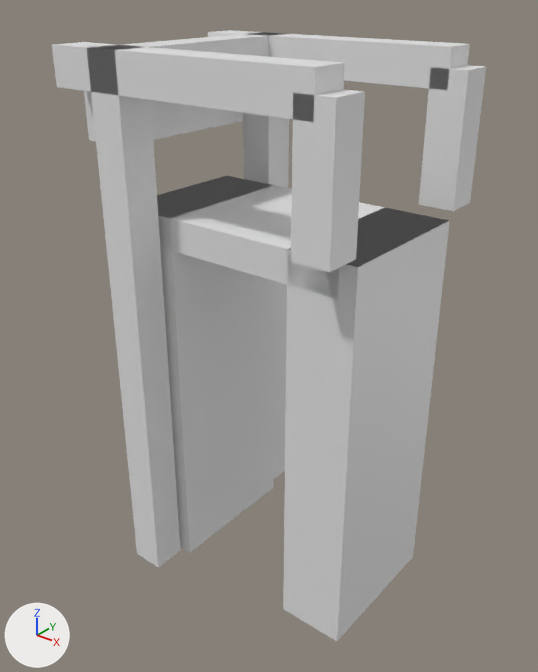
A saved change to the glTF model models/hardinxveld-giessendam/hardinxveld-giessendam-brug-41db7d4c/hardinxveld-giessendam-brug-41db7d4c.glb.
Rendered twice from a 50 mm lens placed at (10.7, -13.8, 5.31), pointed at (-0.28, -0.07, -3.2). The lights are fixed; the arrows at lower left show +X, +Y and +Z. The first picture is the older version.

Names of what the first picture shows: 'building:balans', 'building:balans 2', 'building:contragewicht', 'building:hamei', 'building:hamei 2', 'building:hangstang', 'building:hangstang 2', 'building:portaal', 'road:dek', 'road:landhoofd (aangenomen)', 'road:landhoofd (aangenomen) 2'.
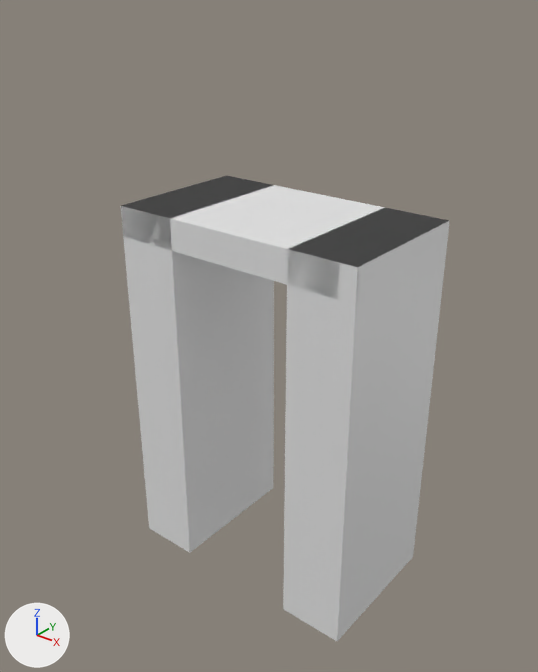
Pixel boxes (x1, y1, x2, y2) of what changed, in the pictures (538 x 672 px):
'building:hamei 2', deleted: before (87, 45, 181, 567)
'building:balans 2', deleted: before (52, 42, 345, 122)
'building:hangstang 2', deleted: before (291, 89, 365, 272)
'building:hangstang', deleted: before (419, 65, 486, 211)
'building:balans', deleted: before (208, 30, 470, 90)
'building:hamei', deleted: before (243, 32, 289, 479)
'building:contragewicht', deleted: before (84, 91, 243, 141)
'building:portaal', deleted: before (107, 33, 275, 57)

Diff of the bpy script that builds the scene:
```diff
--- a/models/hardinxveld-giessendam/hardinxveld-giessendam-brug-41db7d4c/hardinxveld-giessendam-brug-41db7d4c.glb.py
+++ b/models/hardinxveld-giessendam/hardinxveld-giessendam-brug-41db7d4c/hardinxveld-giessendam-brug-41db7d4c.glb.py
@@ ob_building_hamei @@
-ob_building_hamei = bpy.data.objects.new('building:hamei', me_hamei)
-ob_building_hamei.location = (0.0, 0.0, 0.0)
@@ ob_building_hamei_2 @@
-ob_building_hamei_2 = bpy.data.objects.new('building:hamei 2', me_hamei_2)
-ob_building_hamei_2.location = (0.0, 0.0, 0.0)
@@ ob_building_portaal @@
-ob_building_portaal = bpy.data.objects.new('building:portaal', me_portaal)
-ob_building_portaal.location = (0.0, 0.0, 0.0)
@@ ob_building_balans @@
-ob_building_balans = bpy.data.objects.new('building:balans', me_balans)
-ob_building_balans.location = (0.0, 0.0, 0.0)
@@ ob_building_hangstang @@
-ob_building_hangstang = bpy.data.objects.new('building:hangstang', me_hangstang)
-ob_building_hangstang.location = (0.0, 0.0, 0.0)
@@ ob_building_balans_2 @@
-ob_building_balans_2 = bpy.data.objects.new('building:balans 2', me_balans_2)
-ob_building_balans_2.location = (0.0, 0.0, 0.0)
@@ ob_building_hangstang_2 @@
-ob_building_hangstang_2 = bpy.data.objects.new('building:hangstang 2', me_hangstang_2)
-ob_building_hangstang_2.location = (0.0, 0.0, 0.0)
@@ ob_building_contragewicht @@
-ob_building_contragewicht = bpy.data.objects.new('building:contragewicht', me_contragewicht)
-ob_building_contragewicht.location = (0.0, 0.0, 0.0)
```
